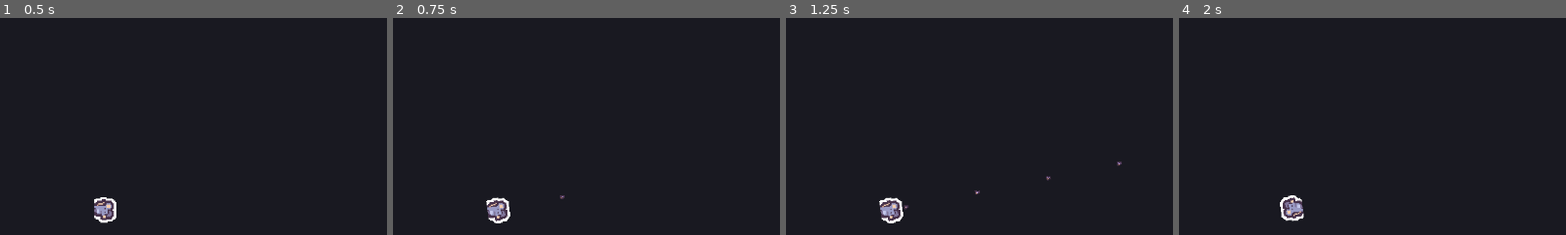
Above: before the commit, frames 1-4 (left to right).
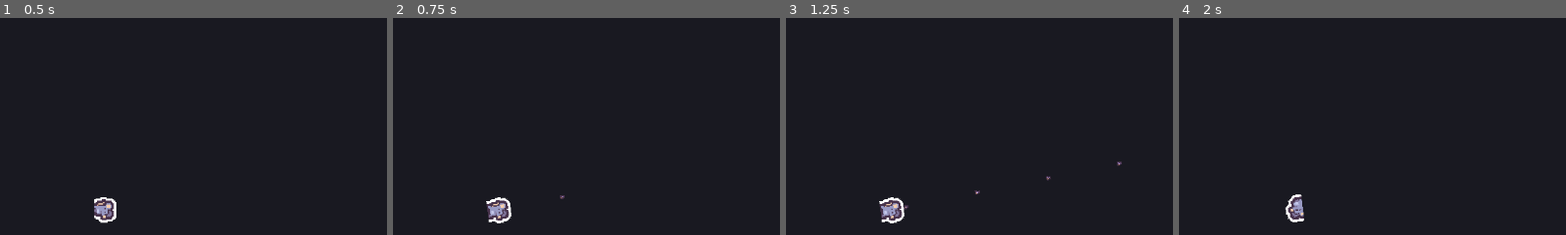
Above: after the commit, the same moments.

Repository: ksanch3x/Justiciero
Game: Godot game, scene res://scenes/Main.tscn
Two runs of this game, one before a commit and one after it. Both use one fixed random seed, a clock stepped at 60 frames per second and the inputs below.
Inputs (mouse positions are % of the whole screen's width and height, from its top left):
- Up to frame 1 (0.5 s): no input
- Up to frame 2 (0.75 s): tap Enter at 0.5 s; move the mouse to (72, 45) at 0.52 s; press the mouse at (72, 45) at 0.53 s; hold D (move_right) from 0.53 s (still down)
- Up to frame 3 (1.25 s): keep holding D (move_right)
- Up to frame 4 (2 s): move the mouse to (30, 55) at 1.27 s; release D (move_right) at 1.28 s; release the mouse at (30, 55) at 1.28 s; hold S (move_down) from 1.28 s (still down); click (30, 55) at 1.35 s
The pictures show only the part of the screen within x 36-86%, y 6-56%; the shares and areas given below are measured in that part.

Frame 1 is identical in both runs. In frame 2, 0.3% of the frame differs, in the area x 24-31%, y 82-95%; in frame 3, 0.3%; in frame 4, 0.6%, in the area x 26-33%, y 81-95%.

Commit message:
Animate player/enemy sprites using the pack's 4-frame walk cycle instead of a static frame

Diff:
--- a/prototypes/combat-topdown/scenes/Enemy.tscn
+++ b/prototypes/combat-topdown/scenes/Enemy.tscn
@@ -1,22 +1,48 @@
-[gd_scene load_steps=4 format=3]
+[gd_scene load_steps=8 format=3]
 
 [ext_resource type="Script" path="res://scripts/Enemy.gd" id="1"]
 [ext_resource type="Texture2D" path="res://assets/desert-shooter-pack/Enemies/Tiles/tile_0008.png" id="2"]
+[ext_resource type="Texture2D" path="res://assets/desert-shooter-pack/Enemies/Tiles/tile_0009.png" id="3"]
+[ext_resource type="Texture2D" path="res://assets/desert-shooter-pack/Enemies/Tiles/tile_0010.png" id="4"]
+[ext_resource type="Texture2D" path="res://assets/desert-shooter-pack/Enemies/Tiles/tile_0011.png" id="5"]
 
 [sub_resource type="CircleShape2D" id="CircleShape2D_enemy"]
 radius = 14.0
+
+[sub_resource type="SpriteFrames" id="SpriteFrames_enemy"]
+animations = [{
+"frames": [{
+"duration": 1.0,
+"texture": ExtResource("2")
+}, {
+"duration": 1.0,
+"texture": ExtResource("3")
+}, {
+"duration": 1.0,
+"texture": ExtResource("4")
+}, {
+"duration": 1.0,
+"texture": ExtResource("5")
+}],
+"loop": true,
+"name": &"walk",
+"speed": 6.0
+}]
 
 [node name="Enemy" type="CharacterBody2D"]
 collision_layer = 2
 collision_mask = 0
 script = ExtResource("1")
 
-[node name="Visual" type="Sprite2D" parent="."]
+[node name="Visual" type="AnimatedSprite2D" parent="."]
 rotation = 1.5707963267948966
 scale = Vector2(1.4, 1.4)
-texture = ExtResource("2")
+modulate = Color(1, 0.7, 0.7, 1)
+sprite_frames = SubResource("SpriteFrames_enemy")
+animation = &"walk"
+frame = 0
+playing = true
 texture_filter = 1
-modulate = Color(1, 0.7, 0.7, 1)
 
 [node name="CollisionShape2D" type="CollisionShape2D" parent="."]
 shape = SubResource("CircleShape2D_enemy")
--- a/prototypes/combat-topdown/scenes/Player.tscn
+++ b/prototypes/combat-topdown/scenes/Player.tscn
@@ -1,20 +1,45 @@
-[gd_scene load_steps=4 format=3]
+[gd_scene load_steps=8 format=3]
 
 [ext_resource type="Script" path="res://scripts/Player.gd" id="1"]
 [ext_resource type="Texture2D" path="res://assets/desert-shooter-pack/Players/Tiles/tile_0008.png" id="2"]
+[ext_resource type="Texture2D" path="res://assets/desert-shooter-pack/Players/Tiles/tile_0009.png" id="3"]
+[ext_resource type="Texture2D" path="res://assets/desert-shooter-pack/Players/Tiles/tile_0010.png" id="4"]
+[ext_resource type="Texture2D" path="res://assets/desert-shooter-pack/Players/Tiles/tile_0011.png" id="5"]
 
 [sub_resource type="CircleShape2D" id="CircleShape2D_player"]
 radius = 14.0
+
+[sub_resource type="SpriteFrames" id="SpriteFrames_player"]
+animations = [{
+"frames": [{
+"duration": 1.0,
+"texture": ExtResource("2")
+}, {
+"duration": 1.0,
+"texture": ExtResource("3")
+}, {
+"duration": 1.0,
+"texture": ExtResource("4")
+}, {
+"duration": 1.0,
+"texture": ExtResource("5")
+}],
+"loop": true,
+"name": &"walk",
+"speed": 8.0
+}]
 
 [node name="Player" type="CharacterBody2D"]
 collision_layer = 1
 collision_mask = 0
 script = ExtResource("1")
 
-[node name="Visual" type="Sprite2D" parent="."]
+[node name="Visual" type="AnimatedSprite2D" parent="."]
 rotation = 1.5707963267948966
 scale = Vector2(1.4, 1.4)
-texture = ExtResource("2")
+sprite_frames = SubResource("SpriteFrames_player")
+animation = &"walk"
+frame = 0
 texture_filter = 1
 
 [node name="CollisionShape2D" type="CollisionShape2D" parent="."]
--- a/prototypes/combat-topdown/scripts/Player.gd
+++ b/prototypes/combat-topdown/scripts/Player.gd
@@ -14,6 +14,8 @@
 signal health_changed(current: int, max: int)
 signal died
 
+@onready var _anim: AnimatedSprite2D = $Visual
+
 func _ready() -> void:
 	health = max_health
 	add_to_group("player")
@@ -28,6 +30,13 @@
 
 	velocity = input_vec * speed
 	move_and_slide()
+
+	if input_vec.length() > 0.1:
+		if not _anim.is_playing():
+			_anim.play("walk")
+	else:
+		_anim.stop()
+		_anim.frame = 0
 
 	look_at(get_global_mouse_position())
 
